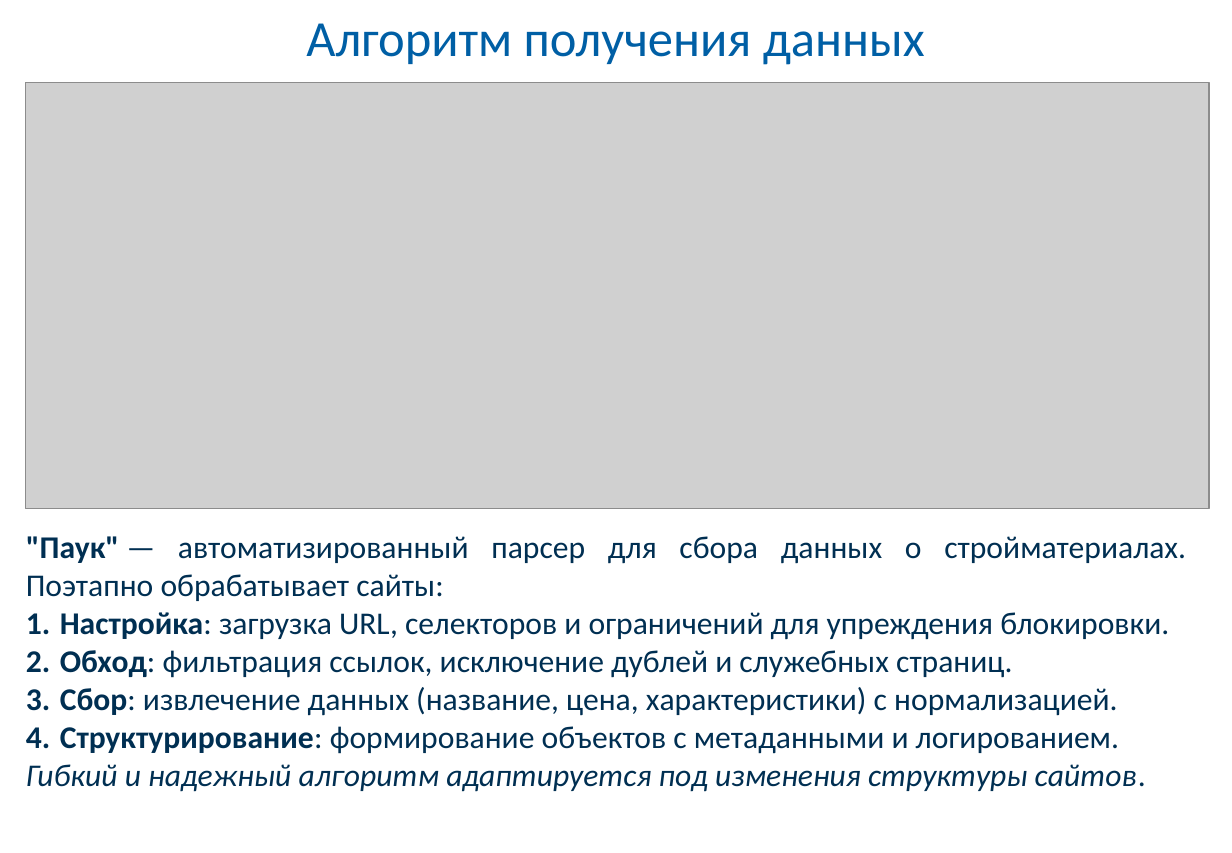
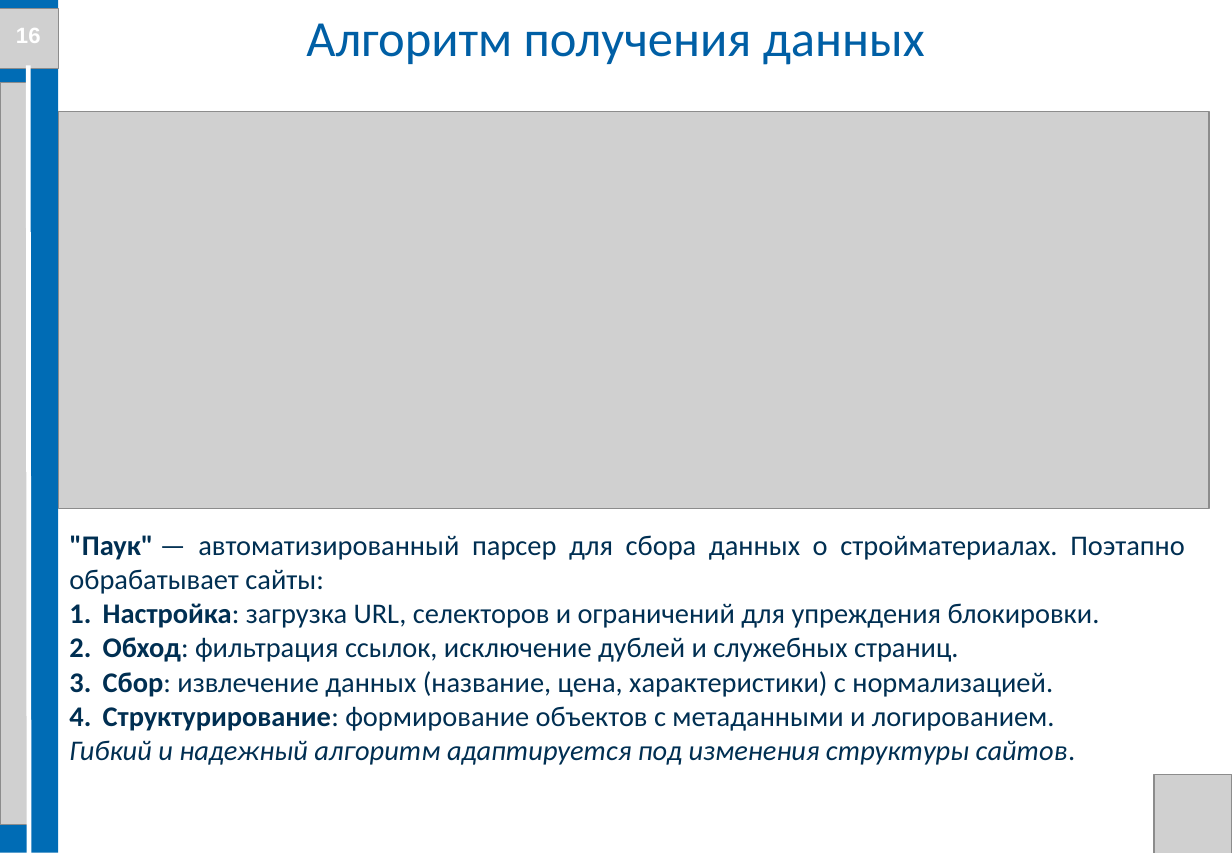
Before and after one commit to Evgenij1234/Diplom-work, a slide deck: slide 16 of Documents/Презентация диплома Семенов Е.А. БПЦ 21-01.pptx. Drawn at 1232x853 pixels with LibreOffice and Linux fonts; fonts in the diff are those of the drawing; grey boxes stand for pictures; background and template pictures are left out. Boxes give left, top, right and bottom in pixels: in the first picture for what was removed or moved away, otherwise in the second. Text is boxed around its words. In the diff, an @@ line names an element or a change of style, - is before the commit and + after.

```diff
--- a/Documents/Презентация диплома Семенов Е.А. БПЦ 21-01.pptx
+++ b/Documents/Презентация диплома Семенов Е.А. БПЦ 21-01.pptx
@@ rectangle added at bbox=[0, 0, 58, 853], fill #006CB5 @@
@@ picture added at bbox=[0, 9, 58, 69] @@
@@ text added at bbox=[16, 28, 41, 43], 14 pt, text #FFFFFF, bold @@
+16
@@ picture added at bbox=[0, 82, 28, 825] @@
@@ line added from (28, 65) to (30, 853), #FFFFFF 3 pt @@
@@ picture: place and size @@
-picture at bbox=[25, 82, 1209, 508]
+picture at bbox=[58, 111, 1209, 508]
@@ text ""Паук" — автоматизированный парсер для ...": place and size @@
-text ""Паук" — автоматизированный парсер для ..." at bbox=[26, 536, 1186, 792]
+text ""Паук" — автоматизированный парсер для ..." at bbox=[69, 535, 1185, 765]
@@ text ""Паук" — автоматизированный парсер для ..." at bbox=[69, 535, 1185, 765]: size 20 to 18 pt @@
@@ picture added at bbox=[1155, 775, 1232, 853] @@
```
Also in this commit, not shown: 12 other slides changed, 1 other file.
